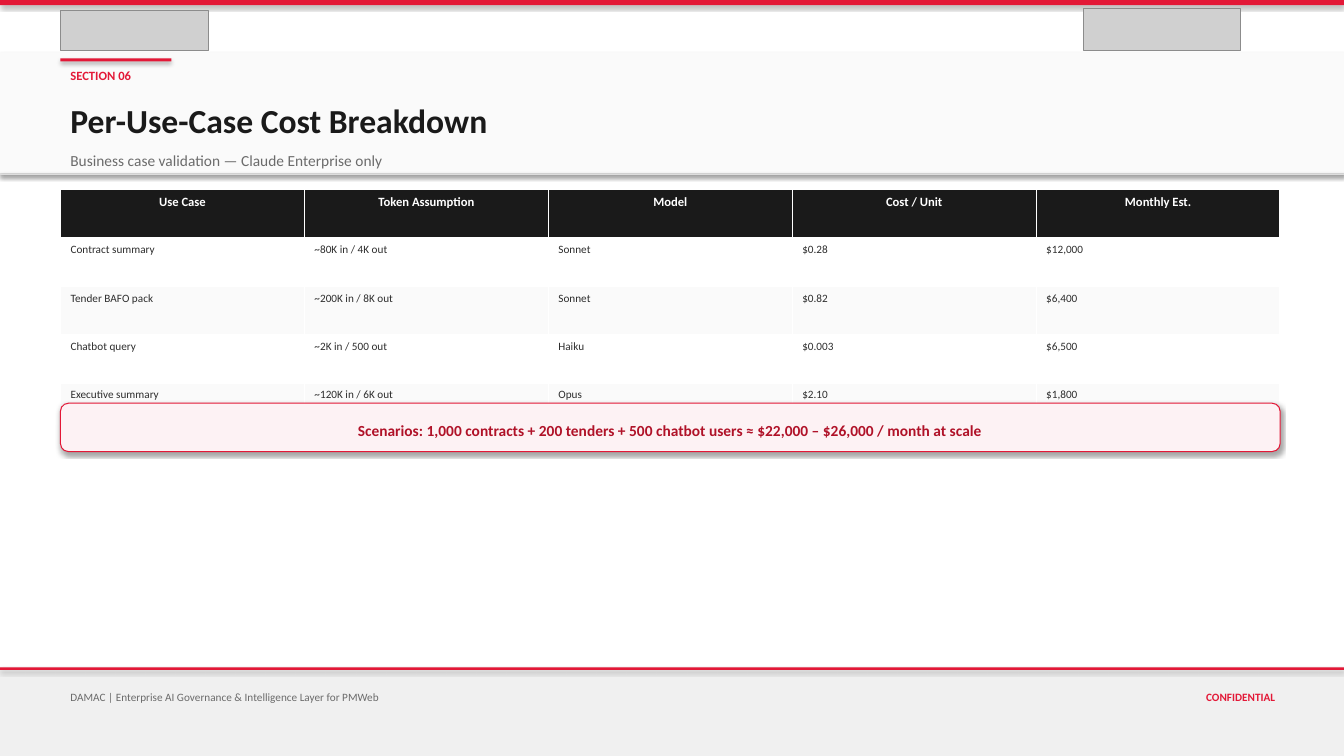
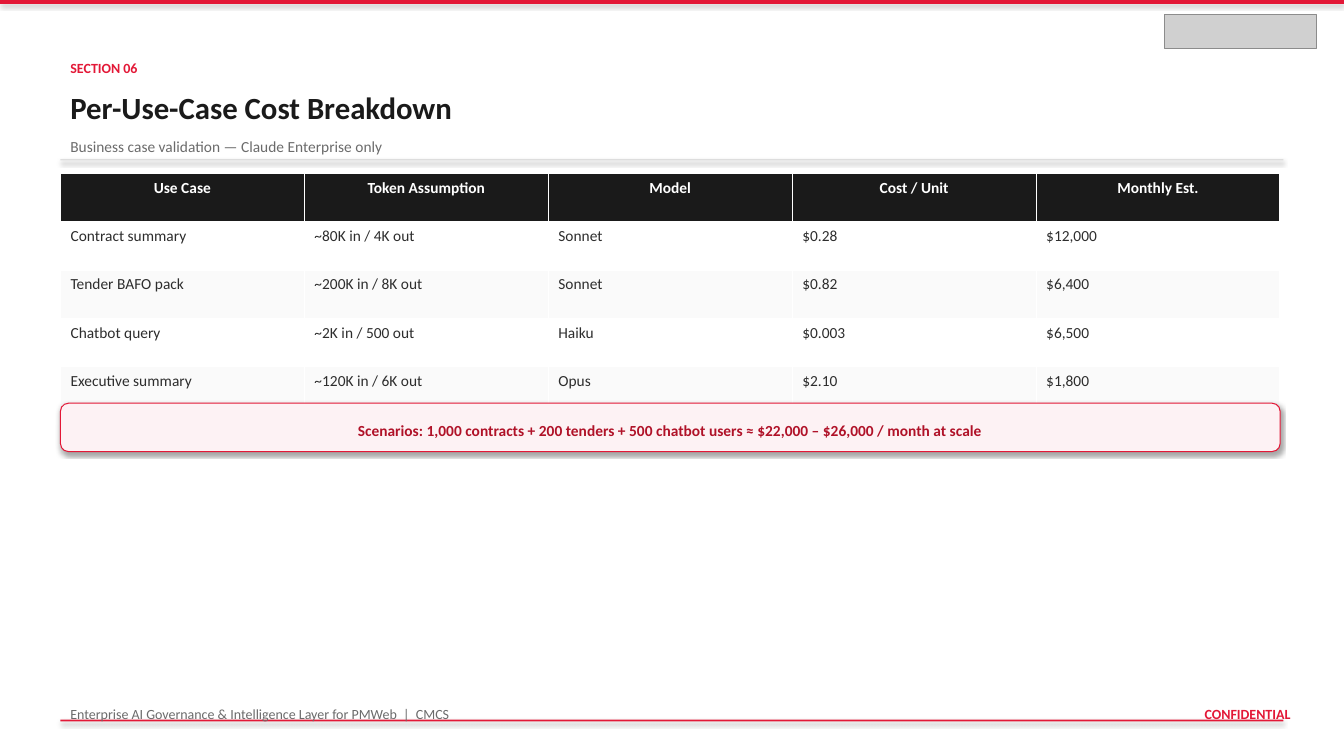
Before and after one commit to vishnushankar9024/procurehubibi, a slide deck: slide 24 of output/DAMAC_PMWeb_AI_Governance_Intelligence_Layer.pptx. Drawn at 1344x756 pixels with LibreOffice and Linux fonts; fonts in the diff are those of the drawing; grey boxes stand for pictures. Boxes give left, top, right and bottom in pixels: in the first picture for what was removed or moved away, otherwise in the second. Text is boxed around its words. In the diff, an @@ line names an element or a change of style, - is before the commit and + after.

```diff
--- a/output/DAMAC_PMWeb_AI_Governance_Intelligence_Layer.pptx
+++ b/output/DAMAC_PMWeb_AI_Governance_Intelligence_Layer.pptx
@@ picture removed at (60, 10, 209, 50) @@
@@ picture removed at (1084, 8, 1241, 50) @@
@@ picture added at (1165, 14, 1317, 48) @@
@@ rectangle removed at (0, 52, 1344, 173) @@
@@ text "SECTION 06": place and size @@
-text "SECTION 06" at (70, 71, 131, 80)
+text "SECTION 06" at (70, 63, 137, 73)
@@ text "SECTION 06" at (70, 63, 137, 73): size 9 to 10 pt @@
@@ rectangle removed at (60, 58, 171, 62) @@
@@ text "Per-Use-Case Cost Breakdown": place and size @@
-text "Per-Use-Case Cost Breakdown" at (70, 109, 487, 134)
+text "Per-Use-Case Cost Breakdown" at (70, 97, 452, 120)
@@ text "Per-Use-Case Cost Breakdown" at (70, 97, 452, 120): size 24 to 22 pt @@
@@ text "Business case validation — Claude ...": place and size @@
-text "Business case validation — Claude ..." at (70, 155, 382, 169)
+text "Business case validation — Claude ..." at (70, 141, 382, 155)
@@ table: place and size @@
-table at (60, 190, 1280, 432)
+table at (60, 173, 1280, 415)
@@ table at (60, 173, 1280, 415) @@
@@ size 9 to 11 pt in "Use Case", "Token Assumption", "Model", "Cost / Unit" and 1 more places @@
@@ size 8 to 11 pt in "Contract summary", "~80K in / 4K out", "Sonnet", "$0.28" and 16 more places @@
@@ rectangle: place and size @@
-rectangle at (0, 173, 1344, 174)
+rectangle at (60, 159, 1284, 160)
@@ rectangle removed at (0, 667, 1344, 756) @@
@@ text at (70, 709, 449, 722): text changed; size 8 to 10 pt @@
-DAMAC | Enterprise AI Governance & Intelligence Layer for PMWeb
+Enterprise AI Governance & Intelligence Layer for PMWeb | CMCS
@@ text "CONFIDENTIAL": place and size @@
-text "CONFIDENTIAL" at (1206, 693, 1275, 701)
+text "CONFIDENTIAL" at (1205, 710, 1291, 722)
@@ text "CONFIDENTIAL" at (1205, 710, 1291, 722): size 8 to 10 pt @@
@@ rectangle: place and size @@
-rectangle at (0, 667, 1344, 670)
+rectangle at (60, 720, 1284, 722)
```
Also in this commit, not shown: 35 other slides changed, 3 other files.
